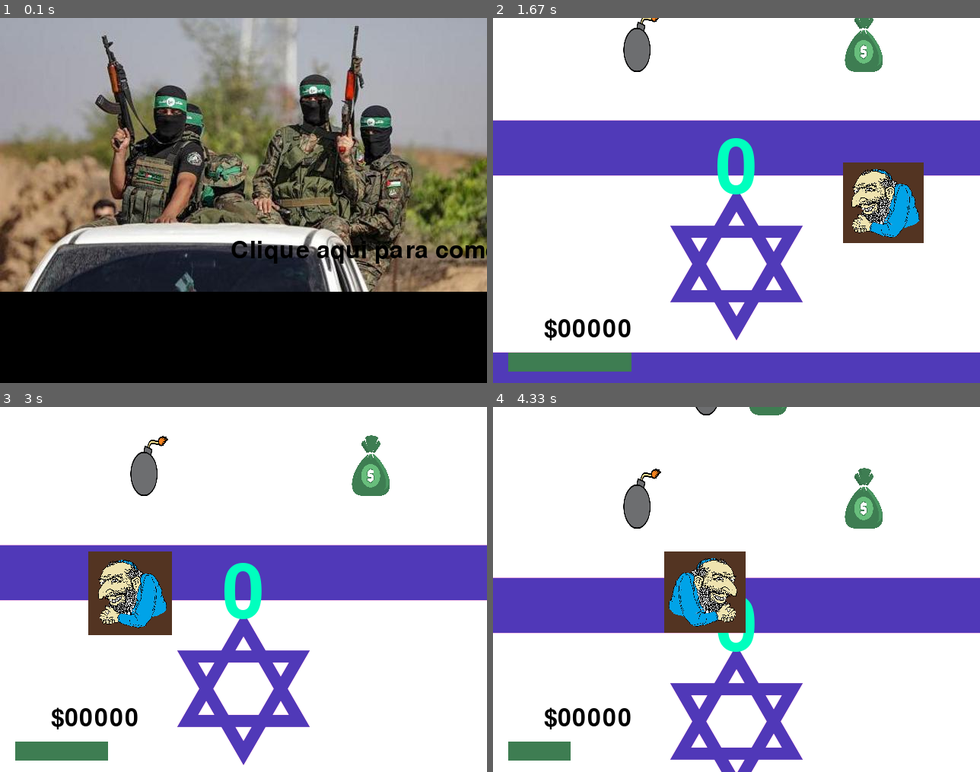
Above: before the commit, frames 1-4 (two rows, left to right).
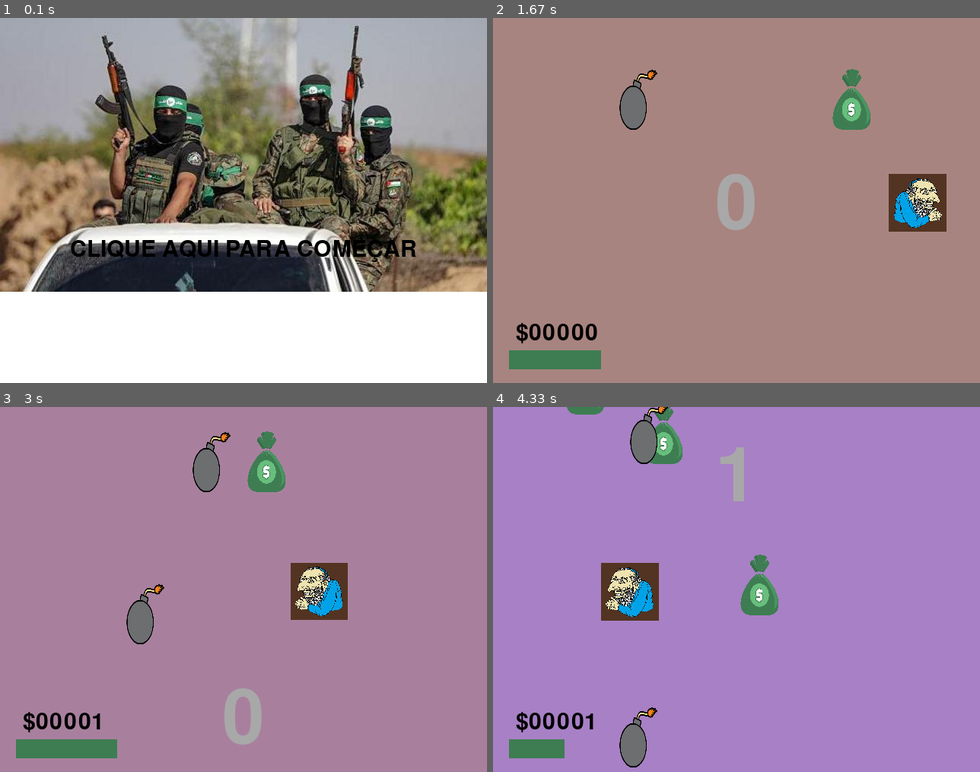
Above: after the commit, the same moments.

Repository: insper-classroom/projeto-pygame-jogo-thais-e-gustavo-valente
Game: pygame game, started from jogo.py
Two runs of this game, one before a commit and one after it. Both use one fixed random seed, a clock stepped at 60 frames per second and the inputs below.
Inputs (mouse positions are in pixels of both pictures, inside the frame that each line leads up to):
- Up to frame 1 (0.1 s): no input
- Up to frame 2 (1.67 s): click (726, 244) at 0.38 s; tap Space at 0.67 s; tap  at 1 s; click (863, 65) at 1.38 s
- Up to frame 3 (3 s): click (97, 567) at 1.72 s; click (121, 677) at 2.05 s; click (418, 633) at 2.38 s; tap Space at 2.67 s
- Up to frame 4 (4.33 s): click (712, 593) at 3.05 s; click (614, 644) at 3.38 s; click (629, 527) at 3.72 s; click (687, 501) at 4.05 s

The runs differ from the first frame. In frame 1, 27% of the frame differs, in the area x 0-100%, y 60-100%; in frame 2, 99%; in frame 3, 99%; in frame 4, 99%, in the area x 0-100%, y 0-100%.

Commit message:
feat: n->np.inf fixes

Diff:
--- a/jogo.py
+++ b/jogo.py
@@ -1,27 +1,68 @@
 import pygame
-import random
-import time, sys, colorsys, math
+import time, random, colorsys, math
 from pygame.math import Vector2
 
-class Jogador:
-    posicao = pygame.Vector2()
-    posicao.xy = 295, 100
-    aceleracao = 0.25
-    velocidade = pygame.Vector2()
-    velocidade.xy = 4.3, 0
-    viradodireita = pygame.image.load('assets/img/player.png')
-    viradodireita = pygame.transform.scale(viradodireita, (100, 100))
-    viradoesquerda = pygame.transform.flip(viradodireita, True, False)
-    flipatual = viradoesquerda
+
+class Jogador(pygame.sprite.Sprite):
+        posicao = pygame.Vector2()
+        posicao.xy = 295, 100
+        velocidade = pygame.Vector2()
+        velocidade.xy = 3, 0
+        acceleration = 0.1
+        flipdireita = pygame.image.load('assets/img/player.png')
+        flipdireita = pygame.transform.scale(flipdireita, (70, 70))
+        flipdireita = pygame.transform.flip(flipdireita, True, False)
+        flipesquerda = pygame.transform.flip(flipdireita, True, False)
+        flipatual = flipdireita
 
 
 class Dinheiro(pygame.sprite.Sprite):
     def __init__(self):
         super().__init__()
+        self.spritedinheiro = pygame.image.load('assets/img/money.png')
+        self.spritedinheiro = pygame.transform.scale(self.spritedinheiro, (50, 80))
         self.posicao = pygame.Vector2()
         self.posicao.xy
-        self.spritedinheiro = pygame.image.load('assets/img/money.png')
-        self.spritedinheiro = pygame.transform.scale(self.spritedinheiro, (50, 80))
+
+class Explosao(pygame.sprite.Sprite):
+    def __init__(self, x, y):
+        super().__init__()
+        self.imagens = []
+        for n in range(9):
+            img = pygame.image.load(f'assets/img/regularExplosion0{str (n)}.png')
+            self.imagens.append(img)
+
+        self.indice = 0
+        self.image = self.imagens[self.indice]
+        self.rect = self.image.get_rect()
+        self.rect.center = [x, y]
+        self.contador = 0
+
+    def update(self):
+        velocidade_explosao = 1
+
+        self.contador += 1
+
+        if self.contador >= velocidade_explosao:
+            self.contador = 0
+            self.indice = 1
+            self.image = self.imagens[self.indice]
+
+        if self.indice >= len(self.imagens) and self.contador >= velocidade_explosao:
+            self.kill()
+
+class Fundo:
+    def __init__(self):
+        self.sprite = pygame.image.load('assets/img/fundo.png')
+        self.sprite = pygame.transform.scale(self.sprite, (640, 480))
+        self.posicao = 0
+        self.cornormal = pygame.image.load('assets/img/fundo.png')
+        self.cornormal = pygame.transform.scale(self.cornormal, (640, 480))
+    def definefundo(self, tint):
+        copia = self.cornormal.copy()
+        cor = colorsys.hsv_to_rgb(tint,1,1)
+        copia.fill((cor[0]*40, cor[1]*90, cor[2]*200), special_flags=pygame.BLEND_ADD)
+        self.sprite = copia
 
 class Bomba(pygame.sprite.Sprite):
     def __init__(self):
@@ -31,107 +72,51 @@
         self.spritebomba = pygame.image.load('assets/img/bomba.png')
         self.spritebomba = pygame.transform.scale(self.spritebomba, (50, 80))
 
-class Explosao(pygame.sprite.Sprite):
-    def __init__(self, x, y):
-        super().__init__()
-        self.imagens = []
-        for n in range(9):
-            img = pygame.image.load(f'assets/img/regularExplosion0{str(n)}.png')
-            self.imagens.append(img)
-
-        self.indice = 0
-        self.image = self.imagens[self.indice]
-        self.rect = self.image.get_rect()
-        self.rect.center = [x, y]
-        self.contador = 0
-
-    def update(self):
-        velocidade_explosao = 2
-
-        self.contador += 1
-
-        if self.contador >= velocidade_explosao:
-            self.contador = 0
-            self.indice = 1
-            self.image = self.imagens[self.indice]
-
-        if self.indice >= len(self.imagens) and self.contador >= velocidade_explosao:
-            self.kill()
-
-class Fundo:
-    def __init__(self):
-        self.spritefundo = pygame.image.load('assets/img/bandeirafundo.png')
-        self.posicao = 0
-        self.cornormal = pygame.image.load('assets/img/bandeirafundo.png')
-
-    def defineSprite(self, corf):
-        copia = self.cornormal.copy()
-        cor = colorsys.hsv_to_rgb(corf, 1, 1)
-        copia.fill((cor[0]*80, cor[1]*20, cor[2]*70), special_flags = pygame.BLEND_ADD)
-        self.spritefundo = copia
-
-class Botao:
-    def __init__(self):
-        self.preco = 3
-        self.nivel = 1
-
-    spritebotao = pygame.image.load('assets/img/button.png')
-
-
-
-def clip(valor, min, max):
+
+def clip(valor, min, max): #serve p limitar a velocidade do boneco pq se ficar apertando espaco
+                            #a velocidade iria acumulando ai uma hr ia ficar escroto de rapido
     if valor < min:
         return min
-
     if valor > max:
         return max
-
     return valor
 
-def checkcolisoes(a_x, a_y, a_width, a_height, b_x, b_y, b_width, b_height):
+def checacolisoes(a_x, a_y, a_width, a_height, b_x, b_y, b_width, b_height):
     return (a_x + a_width > b_x) and (a_x < b_x + b_width) and (a_y + a_height > b_y) and (a_y < b_y + b_height)
 
 
 def main():
     pygame.init()
-
-    #comeca a tela
-    window = pygame.display.set_mode((640, 480))
+    window=pygame.display.set_mode((640,480))
     font = pygame.font.Font(pygame.font.get_default_font(), 100)
-    fonte_pequena = pygame.font.Font(pygame.font.get_default_font(), 32)
-    fonte_menor = pygame.font.Font(pygame.font.get_default_font(), 20)
-    dinheirogroup = pygame.sprite.Group()
-    bombasgroup = pygame.sprite.Group
-
-    #carrega as imagens
+    fonteprincipal = pygame.font.Font(pygame.font.get_default_font(), 30)
+    fontepequena = pygame.font.Font(pygame.font.get_default_font(), 20)
+    formatentenovamente = pygame.image.load('assets/img/botaoforma.png')
+    # musicaestadoislamico = pygame.mixer.music.load('musicaestadoislamico.mp3')
+
     assets = {
-        'sompulo': pygame.mixer.Sound('assets/snd/tiro.mp3'),
-        'somdinheiro': pygame.mixer.Sound('assets/snd/moneysound.mp3'),
-        'explodindo': pygame.mixer.Sound('assets/snd/explosao.mp3'),
-        'musica': pygame.mixer.music.load('assets/snd/musicaestadoislamico.mp3')
+       'dinheirosom': pygame.mixer.Sound('assets/snd/moneysound.mp3'),
+       'explosaosom': pygame.mixer.Sound('assets/snd/explosao.mp3'),
     }
 
-
-    rotacao = -3.5
+    rotacao = -4.2
 
     jogador = Jogador()
     dinheiros = []
     bombas = []
-    botoes = []
-
-    #adicionando dinheiros na tela
-    for i in range(5):
+
+    for i in range(15):
         dinheiros.append(Dinheiro())
 
-    for i in range(4):
+
+    for i in range(6):
         bombas.append(Bomba())
 
     for dinheiro in dinheiros:
-        dinheiro.posicao.xy = random.randrange(0, window.get_width() - dinheiro.spritedinheiro.get_width()), dinheiros.index(dinheiro)*-150 - jogador.posicao.y
+        dinheiro.posicao.xy = random.randrange(0, window.get_width() - jogador.flipatual.get_width()), dinheiros.index(dinheiro)*-200 - jogador.posicao.y
 
     for bomba in bombas:
-        bomba.posicao.xy = random.randrange(0, window.get_width() - bomba.spritebomba.get_width()), bombas.index(bomba)*-150 - jogador.posicao.y
-    #criando a lista de fundos q vai ficar descendo
+        bomba.posicao.xy = random.randrange(0, window.get_width() - jogador.flipatual.get_width()), bombas.index(bomba)*-200 - jogador.posicao.y
 
     pf = [Fundo(), Fundo(), Fundo()]
 
@@ -139,25 +124,31 @@
     alturainicial = jogador.posicao.y
     altura = 0
     vida = 100
-    forcapulo = 3
-    multiplicadordinheiro = 5
+    alturapulo = 3
+    multiplicador = 5
+    morto = False
+    inverte = False
 
     fps = 60
     last_updated = time.time()
-    planodefundostart = pygame.image.load('assets/img/planodefundostart.png')
-    retrybutton = pygame.image.load('assets/img/retry_button.png')
-    botaotentenovamente = fonte_menor.render('Recomeçar', True, (0, 0, 0))
-
-    #loop da tela de titulo
+    fonte = pygame.font.Font(pygame.font.get_default_font(), 100)
+    fonte_pequena = pygame.font.Font(pygame.font.get_default_font(), 30)
+    fonte_menor = pygame.font.Font(pygame.font.get_default_font(), 20)
+
+    moneysound = pygame.mixer.Sound('assets/snd/moneysound.mp3')
+    planodefundotit = pygame.image.load('assets/img/planodefundostart.png')
+    botaotentenovamente = pygame.image.load('assets/img/botaoforma.png')
+    tentenovamente = fonte_menor.render('Recomeçar', True, (0, 0, 0))
+
     while True:
         # pygame.mixer.music.play()
-        mx, my = pygame.mouse.get_pos()
-
         deltat = time.time() - last_updated
         deltat *= 60
         last_updated = time.time()
 
+        mx, my = pygame.mouse.get_pos()
         clicou = False
+        teclas = pygame.key.get_pressed()
 
         for event in pygame.event.get():
             if event.type == pygame.MOUSEBUTTONDOWN and event.button == 1:
@@ -166,67 +157,56 @@
             if event.type == pygame.QUIT:
                 pygame.quit()
 
-
-
-        if (clicou and checkcolisoes(mx, my, 2, 2, window.get_width() / 2 - botaotentenovamente.get_width() / 2, 280, botaotentenovamente.get_width(), botaotentenovamente.get_height())):
+        if (clicou and checacolisoes(mx, my, 3, 3, window.get_width() / 2 - botaotentenovamente.get_width() / 2, 288, botaotentenovamente.get_width(), botaotentenovamente.get_height())):
             clicou = False
             break
-
-        window.blit(planodefundostart, (0, 0))
-        comecar = fonte_pequena.render('Clique aqui para começar', True, (0, 0, 0))
-        window.blit(comecar, (window.get_width() / 2 - comecar.get_height() / 2, 290))
+        window.fill((255, 255, 255))
+        window.blit(planodefundotit, (0, 0))
+        comece = fonte_pequena.render('CLIQUE AQUI PARA COMEÇAR', True, (0, 0, 0))
+        window.blit(comece, (window.get_width()/2 - comece.get_width()/2, 290))
 
         pygame.display.update()
 
+        pygame.display.update()
         pygame.time.delay(10)
 
-
-    #loop do jogoo em si
 
     while True:
 
         deltat = time.time() - last_updated
         deltat *= 60
         last_updated = time.time()
-
-        mx, my = pygame.mouse.get_pos()
+        mx,my = pygame.mouse.get_pos()
 
         pulando = False
         clicou = False
-        morto = False
-
-        tecla = pygame.key.get_pressed()
+        inverte = False
+        camerafora = -jogador.posicao.y + window.get_height()/2 - jogador.flipatual.get_size()[1]/2
+
         for event in pygame.event.get():
-            if event.type == pygame.KEYDOWN and event.key == 1:
+            if event.type==pygame.KEYDOWN and event.key==pygame.K_SPACE:
                 pulando = True
-
-
-            if tecla[pygame.K_SPACE]:
-                pulando = True
-
             if event.type == pygame.MOUSEBUTTONDOWN and event.button == 1:
                 clicou = True
 
+            if event.type == pygame.KEYDOWN and event.key == pygame.K_q:
+                inverte = True
+
             if clicou and my < window.get_height() - 90:
                 pulando = True
 
+
             if event.type == pygame.QUIT:
                 pygame.quit()
 
-
-        camerafora = -jogador.posicao.y + window.get_height()/2 - jogador.flipatual.get_size()[1]/2
-
         window.fill((255, 255, 255))
+
         for x in pf:
-            x.defineSprite(((jogador.posicao.y/50) % 100) / 100)
-            window.blit(x.spritefundo, (0, x.posicao))
-
-        cor = colorsys.hsv_to_rgb(((jogador.posicao.y / 2) % 100) / 100, 0.2, 0.5)
-        marcadoraltura = font.render(str(altura), True, (0, 255, 190))
-        window.blit(marcadoraltura, (window.get_width()/2 - marcadoraltura.get_width()/2, camerafora + round((jogador.posicao.y - alturainicial)/window.get_height())*window.get_height() + jogador.flipatual.get_height() - 40))
-
-        mostrarcontador = fonte_pequena.render('$' + str(contadordinheiro).zfill(5), True, (0, 0, 0))
-        window.blit(mostrarcontador, (67, 394))
+            x.definefundo(((jogador.posicao.y/50) % 100) / 100)
+            window.blit(x.sprite, (0, x.posicao))
+
+        mostracontador = fonteprincipal.render('$' + str(contadordinheiro).zfill(5), True, (0, 0, 0))
+        window.blit(mostracontador, (30, 400))
 
         for dinheiro in dinheiros:
             window.blit(dinheiro.spritedinheiro, (dinheiro.posicao.x, dinheiro.posicao.y + camerafora))
@@ -235,8 +215,12 @@
             window.blit(bomba.spritebomba, (bomba.posicao.x, bomba.posicao.y + camerafora))
 
 
-        window.blit(pygame.transform.rotate(jogador.flipatual, clip(jogador.velocidade.y, -10, 5)*rotacao), (jogador.posicao.x, jogador.posicao.y + camerafora))
-        pygame.draw.rect(window, (62, 125, 82), (20, 440, 200*(vida/100), 25))
+        cor = colorsys.hsv_to_rgb(((jogador.posicao.y/2) % 100) / 100,0.2,0.5)
+        marcadoraltura = font.render(str(altura), True, (168, 168, 168))
+        window.blit(marcadoraltura, (window.get_width()/2 - marcadoraltura.get_width()/2, camerafora + round((jogador.posicao.y - alturainicial)/window.get_height())*window.get_height() + jogador.flipatual.get_height() - 40))
+
+        window.blit(pygame.transform.rotate (jogador.flipatual, clip(jogador.velocidade.y, -10, 5)*rotacao), (jogador.posicao.x,jogador.posicao.y + camerafora))
+        pygame.draw.rect(window,(62, 125, 82),(21,437,150*(vida/100),25))
 
 
         vida -= 0.25*deltat
@@ -244,92 +228,117 @@
             morto = True
 
         if morto:
-            window.blit(retrybutton, (4, 4))
-            morreu = fonte_pequena.render('Recomeçar', True, (0, 0, 0))
-            window.blit(morreu, (24, 8))
-
-
-        altura = round(-(jogador.posicao.y - alturainicial) / window.get_height())
+            textotentenovamente = fonte_menor.render('Recomeçar', True, (0, 0, 0))
+            window.blit(textotentenovamente, (20, 12))
+
+
+        altura = round(-(jogador.posicao.y - alturainicial)/window.get_height())
 
         jogador.posicao.x += jogador.velocidade.x*deltat
-        if jogador.flipatual.get_size()[0] + jogador.posicao.x > 640:
+        if inverte and jogador.velocidade.x > 0:
             jogador.velocidade.x = -abs(jogador.velocidade.x)
-            jogador.flipatual = jogador.viradodireita
-            rotacao = 3.5
-
-        # tecla = pygame.key.get_pressed()
-        # for event in pygame.event.get():
-        #     if event.type == pygame.KEYDOWN and event.key == 2:
-        #         jogador.velocidade.x = -abs(jogador.velocidade.x)
+            jogador.flipatual = jogador.flipesquerda
+            rotacao = 4.2
+        elif inverte and jogador.velocidade.x < 0:
+            jogador.velocidade.x = abs(jogador.velocidade.x)
+            jogador.flipatual = jogador.flipdireita
+            rotacao = -4.2
+
+        if jogador.posicao.x + jogador.flipatual.get_size()[0] > 640:
+            jogador.velocidade.x = -abs(jogador.velocidade.x)
+            jogador.flipatual = jogador.flipesquerda
+            rotacao = 4.2
 
         if jogador.posicao.x < 0:
             jogador.velocidade.x = abs(jogador.velocidade.x)
-            jogador.flipatual = jogador.viradoesquerda
-            rotacao = -3.5
+            jogador.flipatual = jogador.flipdireita
+            rotacao = -4.2
 
         if pulando and not morto:
-            jogador.velocidade.y = -forcapulo
-            pygame.mixer.Sound(assets['sompulo'])
+            jogador.velocidade.y = -alturapulo
 
         jogador.posicao.y += jogador.velocidade.y*deltat
-        jogador.velocidade.y = clip(jogador.velocidade.y + jogador.aceleracao*deltat, -100000000, 50)
-
+        jogador.velocidade.y = clip(jogador.velocidade.y + jogador.acceleration*deltat, -99999999999, 50)
+
+        pf[0].posicao = camerafora + round(jogador.posicao.y/window.get_height())*window.get_height()
+        pf[1].posicao = pf[0].posicao + window.get_height()
+        pf[2].posicao = pf[0].posicao - window.get_height()
 
         for dinheiro in dinheiros:
-            if camerafora + dinheiro.posicao.y + 60 > window.get_height():
+            if camerafora + dinheiro.posicao.y + 90 > window.get_height():
                 dinheiro.posicao.y -= window.get_height()*2
                 dinheiro.posicao.x = random.randrange(0, window.get_width() - dinheiro.spritedinheiro.get_width())
-            if (checkcolisoes(jogador.posicao.x, jogador.posicao.y, jogador.flipatual.get_width(), jogador.flipatual.get_height(), dinheiro.posicao.x, dinheiro.posicao.y, dinheiro.spritedinheiro.get_width(), dinheiro.spritedinheiro.get_height())):
-                morto = False
-                contadordinheiro += 1
-                vida = 100
-                dinheiro.posicao.y -= window.get_height() - random.randrange(0, 200)
-                dinheiro.posicao.x = random.randrange(0, window.get_width() - dinheiro.spritedinheiro.get_width())
-                pygame.mixer.Sound.play(assets['somdinheiro'])
-
-        explosoes = pygame.sprite.Group()
+
+            if not morto:
+                if (checacolisoes(jogador.posicao.x, jogador.posicao.y, jogador.flipatual.get_width(), jogador.flipatual.get_height(), dinheiro.posicao.x, dinheiro.posicao.y, jogador.flipatual.get_width(), jogador.flipatual.get_height())):
+                    morto = False
+                    pygame.mixer.Sound.play(assets['dinheirosom'])
+                    contadordinheiro += 1
+                    vida = 100
+                    dinheiro.posicao.y -= window.get_height() - random.randrange(0, 200)
+                    dinheiro.posicao.x = random.randrange(0, window.get_width() - jogador.flipatual.get_width())
+
+
         for bomba in bombas:
             if camerafora + bomba.posicao.y + 60 > window.get_height():
-                bomba.posicao.y =- window.get_height()*2
+                bomba.posicao.y -= window.get_height()*2
                 bomba.posicao.x = random.randrange(0, window.get_width() - bomba.spritebomba.get_width())
-            if (checkcolisoes(jogador.posicao.x, jogador.posicao.y, jogador.flipatual.get_width(), jogador.flipatual.get_height(), bomba.posicao.x, bomba.posicao.y, bomba.spritebomba.get_width(), bomba.spritebomba.get_height())):
+            if (checacolisoes(jogador.posicao.x, jogador.posicao.y, jogador.flipatual.get_width(), jogador.flipatual.get_height(), bomba.posicao.x, bomba.posicao.y, jogador.flipatual.get_width(), jogador.flipatual.get_height())):
                 vida -= 20
+                pygame.mixer.Sound.play(assets['explosaosom'])
+                bomba.posicao.y -= window.get_height() - random.randrange(0, 200)
+                bomba.posicao.x = random.randrange(0, window.get_width() - jogador.flipatual.get_width())
                 exp = Explosao(bomba.posicao.x, bomba.posicao.y)
-                window.blit(exp.image, (bomba.posicao.x, bomba.posicao.y))
-                pygame.mixer.Sound.play(assets['explodindo'])
+                window.blit(exp.image, (clip(bomba.posicao.x, 0, 620), clip(bomba.posicao.y, 0, 460)))
+            if bomba.posicao.y > window.get_height() or bomba.posicao.x > window.get_width():
                 bomba.posicao.y -= window.get_height() - random.randrange(0, 200)
-                bomba.posicao.x = random.randrange(0, window.get_width() - bomba.spritebomba.get_width())
-
-
-        explosoes.update()
-
-
-        if morto and clicou and checkcolisoes(mx, my, 3, 3, 4, 4, botaotentenovamente.get_width(), botaotentenovamente.get_height()):
+                bomba.posicao.x = random.randrange(0, window.get_width() - jogador.flipatual.get_width())
+
+        if morto and clicou and checacolisoes(mx, my, 3, 3, 4, 4, formatentenovamente.get_width(), formatentenovamente.get_height()):
             vida = 100
             contadordinheiro = 0
             altura = 0
-            forcapulo = 3
+            alturapulo = 2.5
             multiplicadordinheiro = 3
-            jogador.velocidade.xy = 3, 0
+            jogador.velocidade.xy = 2.5, 0
             jogador.posicao.xy = 300, 100
-            jogador.flipatual = jogador.viradoesquerda
-
+            jogador.flipatual = jogador.flipesquerda
+            bombas = []
             dinheiros = []
+
 
             for i in range(5):
                 dinheiros.append(Dinheiro())
+
+            for i in range(9):
+                bombas.append(Bomba())
+
             for dinheiro in dinheiros:
-                dinheiro.posicao.xy = random.randrange(0, window.get_width() - dinheiro.spritedinheiro.get_width()), dinheiros.index(dinheiro)*-200 - jogador.posicao.y
+                dinheiro.posicao.xy = random.randrange(0, window.get_width() - jogador.flipatual.get_width()), dinheiros.index(dinheiro)*-200 - jogador.posicao.y
+
+            for bomba in bombas:
+                 bomba.posicao.y = random.randrange(0, window.get_width() - jogador.flipatual.get_width())
+                 bomba.posicao.x = bombas.index(bomba)*-200 - jogador.posicao.y
+
+            for bomba in bombas:
+                if (checacolisoes(jogador.posicao.x, jogador.posicao.y, jogador.flipatual.get_width(), jogador.flipatual.get_height(), bomba.posicao.x, bomba.posicao.y, jogador.flipatual.get_width(), jogador.flipatual.get_height())):
+                    vida -= 20
+                    pygame.mixer.Sound.play(assets['explosaosom'])
+                    bomba.posicao.y -= window.get_height() - random.randrange(0, 200)
+                    bomba.posicao.x = random.randrange(0, window.get_width() - jogador.flipatual.get_width())
+                elif bomba.posicao.y > window.get_height() or bomba.posicao.x > window.get_width():
+                    bomba.posicao.y -= window.get_height() - random.randrange(0, 200)
+                    bomba.posicao.x = random.randrange(0, window.get_width() - jogador.flipatual.get_width())
+
+
 
             morto = False
 
 
-        pf[0].posicao = camerafora + round(jogador.posicao.y / window.get_height())*window.get_height()
-        pf[1].posicao = pf[0].posicao + window.get_height()
-        pf[2].posicao = pf[1].posicao - window.get_height()
+
 
         pygame.display.update()
-        pygame.time.delay(10)
-
-if __name__ == '__main__':
+
+
+if __name__ == "__main__":
     main()
Binary file removed: assets/img/bandeirafundo.png
Renamed: assets/img/retry_button.png -> assets/img/botaoforma.png
Binary file added: assets/img/fundo.png
Not shown, added: askdjsa.ipynb
